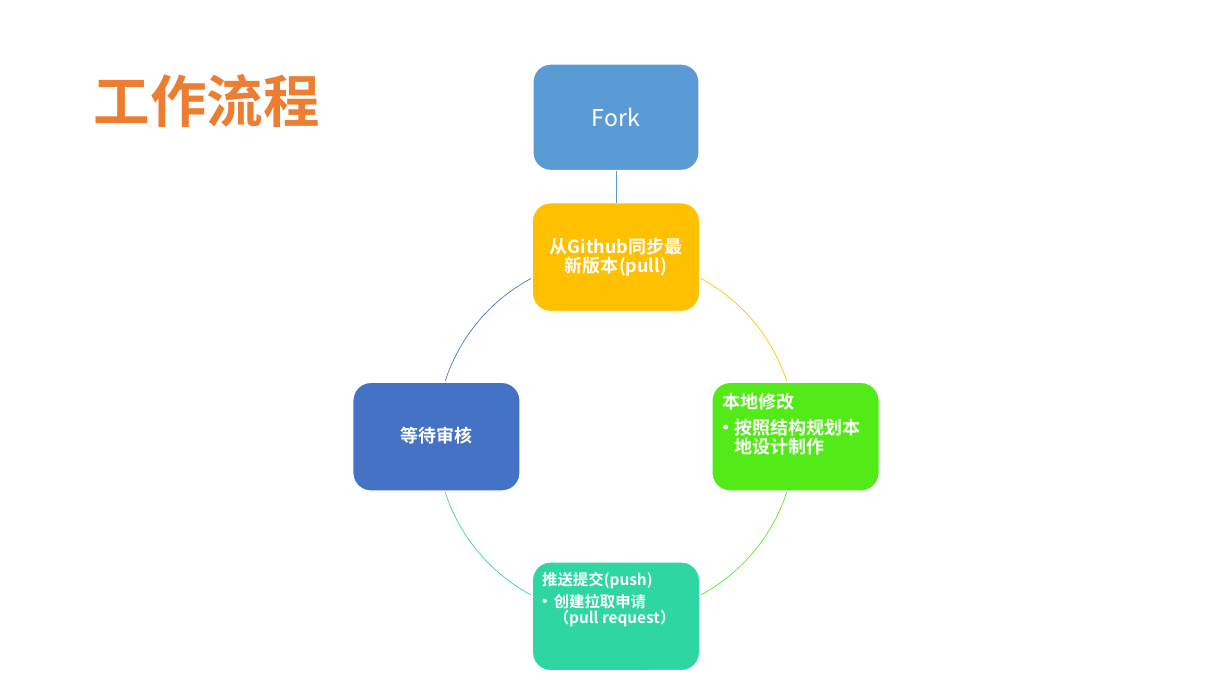
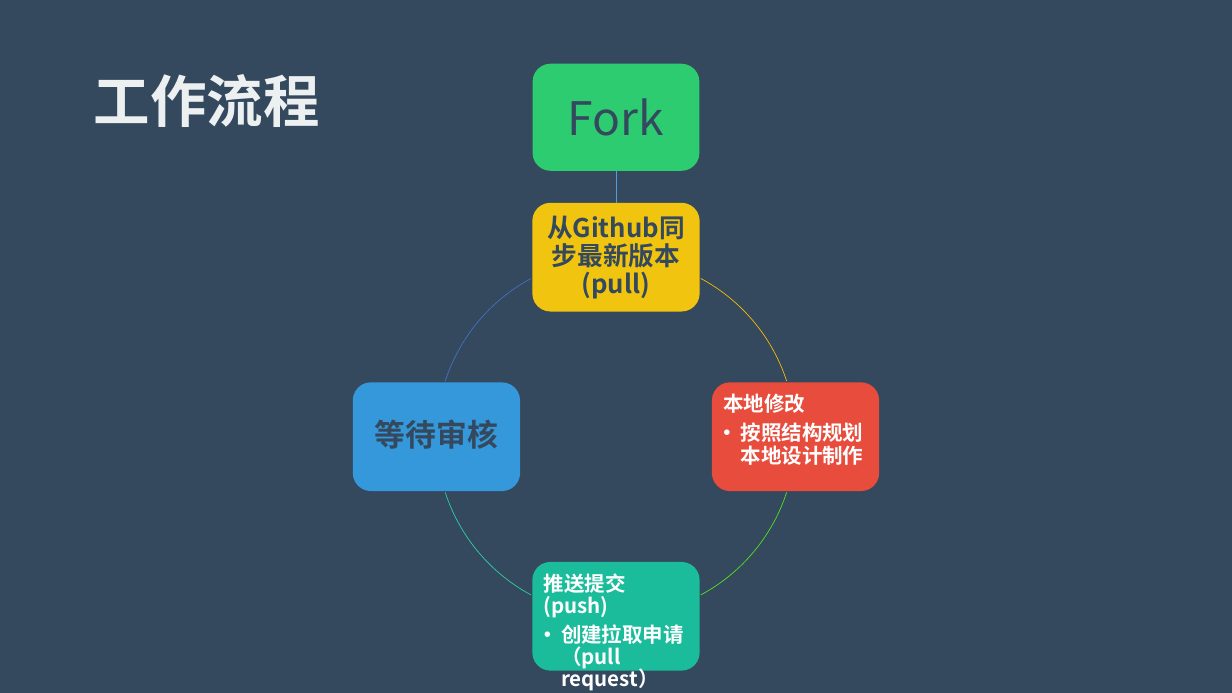
Before and after one commit to zouyusky/IS-Courses, a slide deck: slide 2 of C0_for_teacher/assets/docs/使用Github开发自主学习网站.pptx. Drawn at 1232x693 pixels with LibreOffice and Linux fonts; fonts in the diff are those of the drawing. Boxes give left, top, right and bottom in pixels: in the first picture for what was removed or moved away, otherwise in the second. Text is boxed around its words. In the diff, an @@ line names an element or a change of style, - is before the commit and + after.

Commit message:
修改了pptx

```diff
--- a/C0_for_teacher/assets/docs/使用Github开发自主学习网站.pptx
+++ b/C0_for_teacher/assets/docs/使用Github开发自主学习网站.pptx
@@ background #FFFFFF to #34495E @@
@@ title "工作流程" at <box>94,74,320,127</box>: text colour #ED7D31 to #ECF0F1 @@
@@ rounded rectangle "Fork" at <box>532,64,700,171</box>: size 18 to 36 pt, font Noto Sans CJK SC to Noto Sans CJK JP, text colour #FFFFFF to #34495E; fill #5B9BD5 to #2ECC71; outline #FFFFFF 1.5 pt to none @@
@@ rounded rectangle at <box>532,202,700,311</box>: fill #FFC000 to #F1C40F; outline #FFFFFF 1 pt to none @@
@@ text "从Github同步最新版本(pull)" at <box>547,215,685,299</box>: size 14 to 20 pt, font Noto Sans CJK SC to Noto Sans CJK JP, text colour #FFFFFF to #34495E; more space between paragraphs @@
@@ rounded rectangle at <box>353,383,520,492</box>: fill #4472C4 to #3498DB; outline #FFFFFF 1 pt to none @@
@@ text "等待审核" at <box>375,419,498,449</box>: size 14 to 24 pt, font Noto Sans CJK SC to Noto Sans CJK JP, text colour #FFFFFF to #34495E; more space between paragraphs @@
@@ rounded rectangle at <box>712,383,879,492</box>: fill #53EB17 to #E74C3C; outline #FFFFFF 1 pt to none @@
@@ text "本地修改" at <box>723,393,864,465</box>: size 14 to 16 pt, font Noto Sans CJK SC to Noto Sans CJK JP; indent changed @@
@@ rounded rectangle at <box>532,562,700,671</box>: fill #2ED7A1 to #1ABC9C; outline #FFFFFF 1 pt to none @@
@@ text "推送提交(push)" at <box>544,573,684,669</box>: size 12 to 16 pt, font Noto Sans CJK SC to Noto Sans CJK JP; more space between paragraphs; indent changed @@
```
Also in this commit, not shown: 22 other slides changed, 1 other file.
